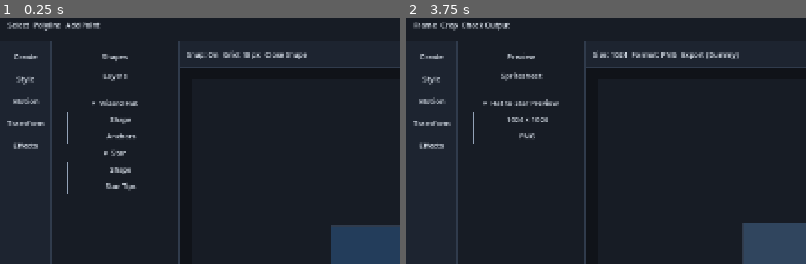
Above: before the commit, frames 1-2 (left to right).
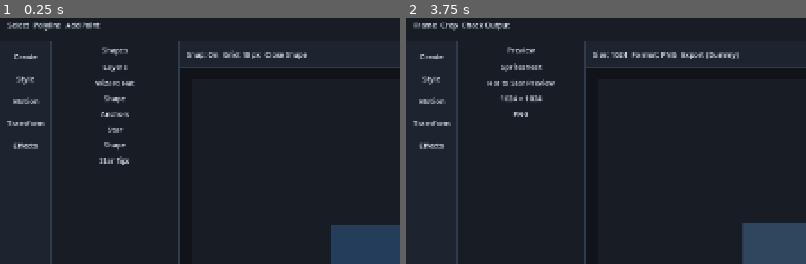
Above: after the commit, the same moments.

Repository: umut144/PolyPixar
Game: Godot game, scene res://scenes/main.tscn
The game is run twice, just before and just after one commit, with the same random seed, the same clock (stepped at 60 frames per second) and the same inputs.
Inputs:
- Up to frame 1 (0.25 s): no input
- Up to frame 2 (3.75 s): click "Select" at 0.5 s; click "Polyline" at 1.25 s; click "Add Point" at 2 s; click "▶ Preview" at 2.75 s; click "Export" at 3.5 s
The pictures show only the part of the screen within x 0-50%, y 0-50%; the shares and areas given below are measured in that part.

The runs differ from the first frame. In frame 1, 1.9% of the frame differs, in the area x 16-35%, y 11-72%; in frame 2, 1.7%.

Commit message:
refactor: merge submodules into flat outliner

Diff:
--- a/scripts/main.gd
+++ b/scripts/main.gd
@@ -80,7 +80,6 @@
 }
 
 var module_rail: VBoxContainer
-var submodule_list: VBoxContainer
 var outliner_list: VBoxContainer
 var toolbar_tools: HBoxContainer
 var action_controls: HBoxContainer
@@ -136,23 +135,18 @@
 	var context_panel := _panel(PANEL)
 	context_panel.custom_minimum_size = Vector2(230, 0)
 	main_area.add_child(context_panel)
-	var context_margin := _margin(context_panel, 12, 12)
 	var context_stack := VBoxContainer.new()
+	context_stack.set_anchors_and_offsets_preset(Control.PRESET_FULL_RECT)
 	context_stack.size_flags_vertical = Control.SIZE_EXPAND_FILL
-	context_stack.add_theme_constant_override("separation", 8)
-	context_margin.add_child(context_stack)
-	submodule_list = VBoxContainer.new()
-	submodule_list.add_theme_constant_override("separation", 4)
-	context_stack.add_child(submodule_list)
-	context_stack.add_child(HSeparator.new())
 	var outliner_scroll := ScrollContainer.new()
 	outliner_scroll.size_flags_vertical = Control.SIZE_EXPAND_FILL
 	outliner_scroll.horizontal_scroll_mode = ScrollContainer.SCROLL_MODE_DISABLED
 	context_stack.add_child(outliner_scroll)
 	outliner_list = VBoxContainer.new()
 	outliner_list.size_flags_horizontal = Control.SIZE_EXPAND_FILL
-	outliner_list.add_theme_constant_override("separation", 2)
+	outliner_list.add_theme_constant_override("separation", 0)
 	outliner_scroll.add_child(outliner_list)
+	context_panel.add_child(context_stack)
 
 	var centre := VBoxContainer.new()
 	centre.size_flags_horizontal = Control.SIZE_EXPAND_FILL
@@ -213,7 +207,6 @@
 
 func _render_all() -> void:
 	_render_module_rail()
-	_render_submodules()
 	_render_toolbar()
 	_render_actions()
 	_render_outliner()
@@ -242,16 +235,6 @@
 	module_rail.add_child(export_button)
 
 
-func _render_submodules() -> void:
-	_clear(submodule_list)
-	var module: Dictionary = _active_module()
-	for submodule in module.submodules:
-		var button := _button(submodule, submodule == active_submodule)
-		button.custom_minimum_size = Vector2(0, 30)
-		button.pressed.connect(_activate_submodule.bind(submodule))
-		submodule_list.add_child(button)
-
-
 func _render_toolbar() -> void:
 	_clear(toolbar_tools)
 	var module: Dictionary = _active_module()
@@ -272,6 +255,12 @@
 
 func _render_outliner() -> void:
 	_clear(outliner_list)
+	var module: Dictionary = _active_module()
+	for submodule in module.submodules:
+		var submodule_button := _button(submodule, submodule == active_submodule)
+		submodule_button.custom_minimum_size = Vector2(0, 30)
+		submodule_button.pressed.connect(_activate_submodule.bind(submodule))
+		outliner_list.add_child(submodule_button)
 	var entries := _outline_entries()
 	var entries_by_id := {}
 	for entry in entries:
@@ -279,31 +268,15 @@
 	for entry in entries:
 		if not _is_outline_entry_visible(entry, entries_by_id):
 			continue
-		var row := HBoxContainer.new()
-		row.custom_minimum_size = Vector2(0, 28)
-		row.add_theme_constant_override("separation", 3)
-		var depth := int(entry.get("depth", 0))
-		if depth > 0:
-			var indent := Control.new()
-			indent.custom_minimum_size = Vector2(depth * 12, 0)
-			row.add_child(indent)
-			var marker := ColorRect.new()
-			marker.color = MUTED
-			marker.custom_minimum_size = Vector2(4, 4)
-			row.add_child(marker)
 		var has_children: bool = entry.has("children") and not entry.children.is_empty()
 		var row_text: String = str(entry.label)
+		var button := _button(row_text, selected_outline_item == entry.id and not has_children)
+		button.custom_minimum_size = Vector2(0, 28)
 		if has_children:
-			row_text = ("▾  " if expanded_outline.get(entry.id, true) else "▸  ") + row_text
-		var button := _button(row_text, selected_outline_item == entry.id and not has_children)
-		button.size_flags_horizontal = Control.SIZE_EXPAND_FILL
-		if has_children:
-			button.tooltip_text = "Toggle child entries"
 			button.pressed.connect(_toggle_outline_parent.bind(entry.id))
 		else:
 			button.pressed.connect(_select_outline_item.bind(entry.id))
-		row.add_child(button)
-		outliner_list.add_child(row)
+		outliner_list.add_child(button)
 
 
 func _render_workspace() -> void:
Not shown, changed: AI_CONTEXT.md
Not shown, changed: ARCHITECTURE.md
Not shown, changed: MVP_CHECKLIST.md
